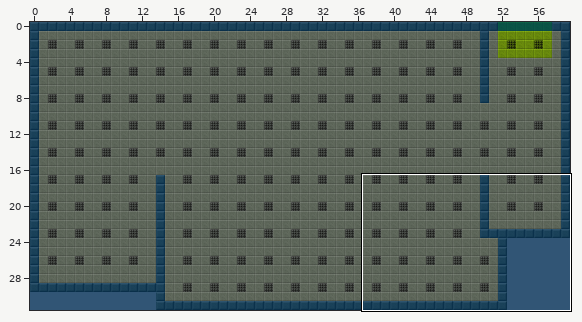
Two versions of a level (Tiled map (JSON), public/maps/campaign_01_room_001.json). Above: a wide view before the commit, with the close-up outlined.
Close-up. As it was:
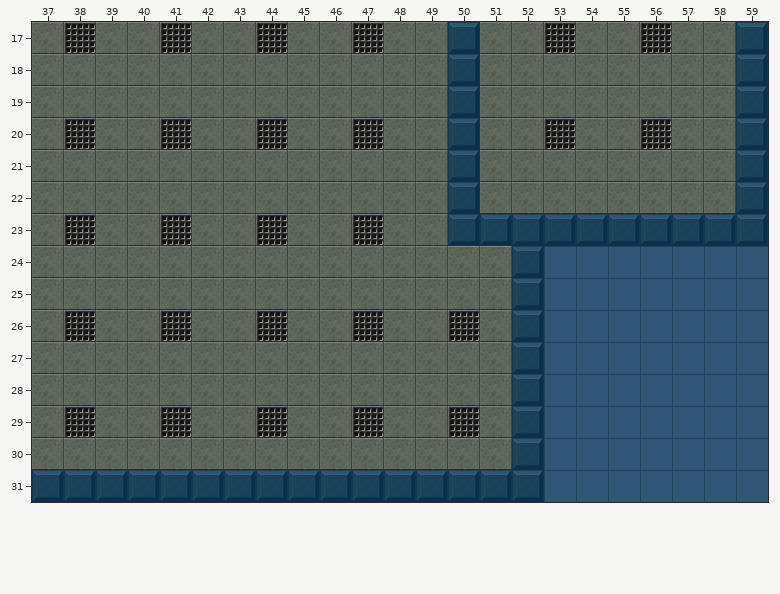
Cells are 32x32 px. Shown: x 37..59, y 17..31.
New version:
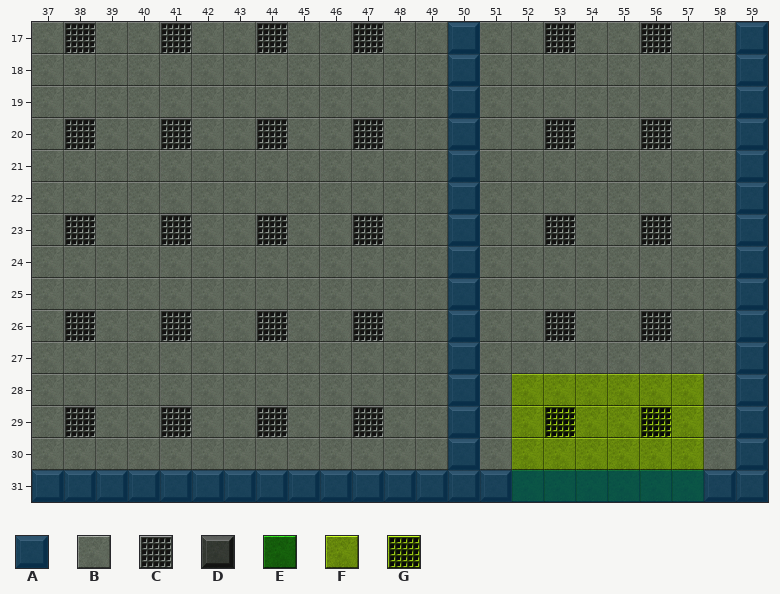
Key: from "collision_tiles": A 0; from "floor": B 0, C 6, D 19, E 56, F 70, G 76.
_ is an empty cell.
See-through tiles are keyed as they look on the map.
What changed:
{"where": "layer \"terrain\""}
{"y":23,"x":51,"old":"DDDDDDDD","new":"BBCBBCBB"}
{"y":24,"x":50,"old":"B","new":"D"}
{"y":24,"x":52,"old":"D_______","new":"BBBBBBBD"}
{"y":25,"x":50,"old":"B","new":"D"}
{"y":25,"x":52,"old":"D_______","new":"BBBBBBBD"}
{"y":26,"x":50,"old":"C","new":"D"}
{"y":26,"x":52,"old":"D_______","new":"BCBBCBBD"}
{"y":27,"x":50,"old":"B","new":"D"}
{"y":27,"x":52,"old":"D_______","new":"BBBBBBBD"}
{"y":28,"x":50,"old":"B","new":"D"}
{"y":28,"x":52,"old":"D_______","new":"FFFFFFBD"}
{"y":29,"x":50,"old":"C","new":"D"}
{"y":29,"x":52,"old":"D_______","new":"FGFFGFBD"}
{"y":30,"x":50,"old":"B","new":"D"}
{"y":30,"x":52,"old":"D_______","new":"FFFFFFBD"}
{"y":31,"x":52,"old":"D_______","new":"EEEEEEDD"}
{"where": "layer \"collision\""}
{"y":23,"x":51,"old":"AAAAAAAA","new":"________"}
{"y":24,"x":50,"old":"_","new":"A"}
{"y":24,"x":52,"old":"AAAAAAA","new":"_______"}
{"y":25,"x":50,"old":"_","new":"A"}
{"y":25,"x":52,"old":"AAAAAAA","new":"_______"}
{"y":26,"x":50,"old":"_","new":"A"}
{"y":26,"x":52,"old":"AAAAAAA","new":"_______"}
{"y":27,"x":50,"old":"_","new":"A"}
{"y":27,"x":52,"old":"AAAAAAA","new":"_______"}
{"y":28,"x":50,"old":"_","new":"A"}
{"y":28,"x":52,"old":"AAAAAAA","new":"_______"}
{"y":29,"x":50,"old":"_","new":"A"}
{"y":29,"x":52,"old":"AAAAAAA","new":"_______"}
{"y":30,"x":50,"old":"_","new":"A"}
{"y":30,"x":52,"old":"AAAAAAA","new":"_______"}
{"label":"changed","picture_box":[448,214,768,502]}
